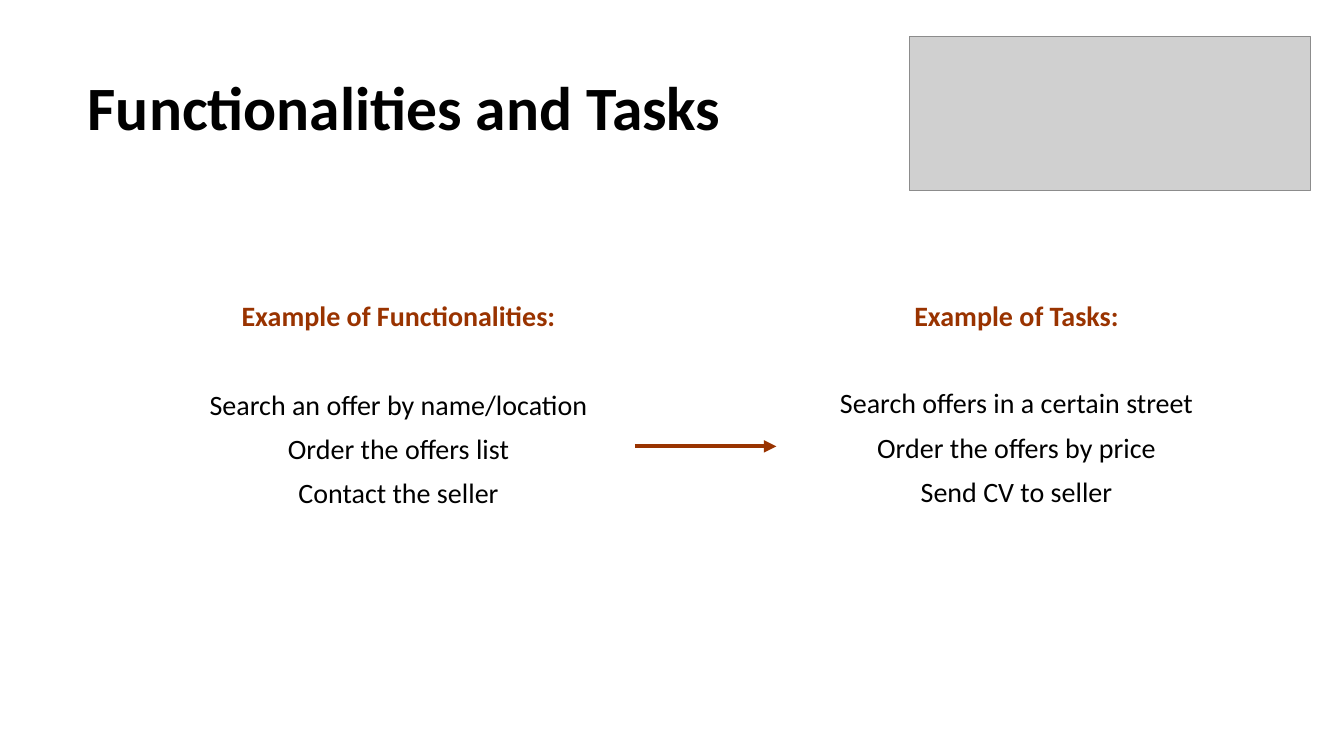
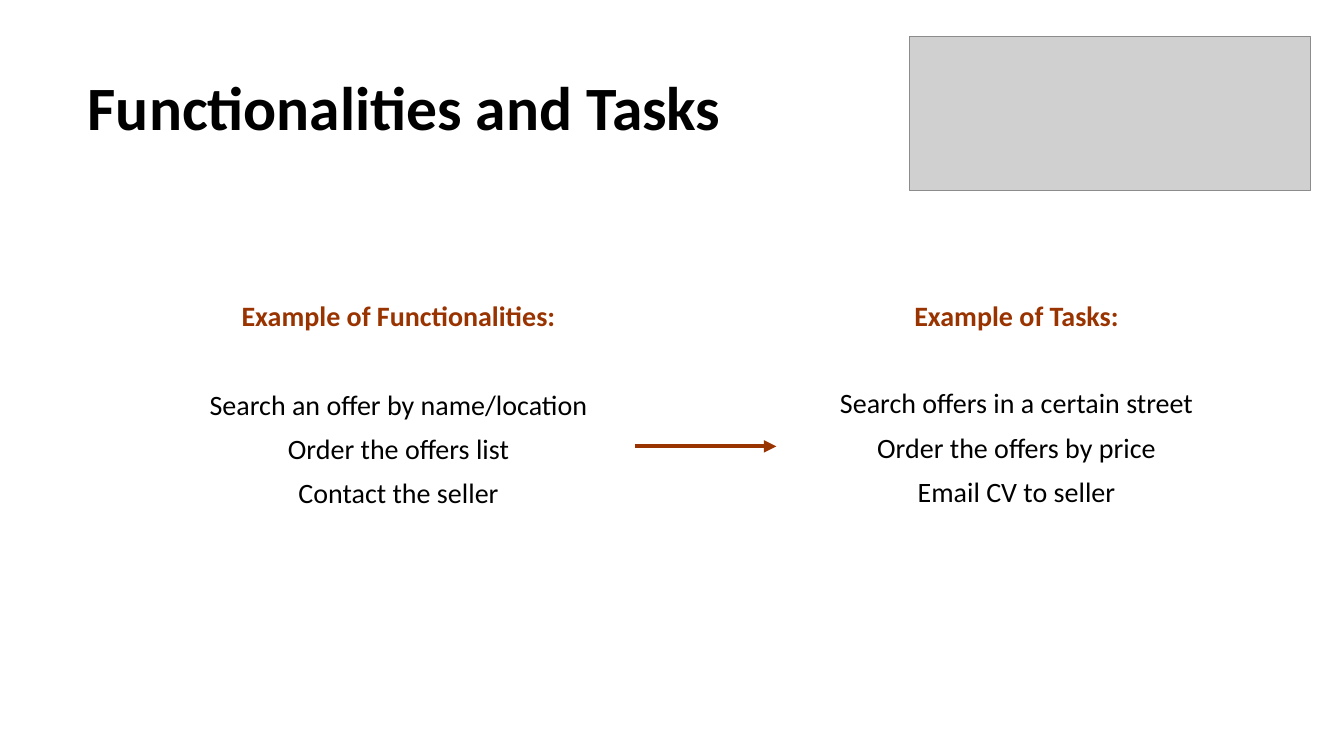
Before and after one commit to guilhermewastaken/HCI, a slide deck: slide 9 of IPC.pptx. Drawn at 1344x756 pixels with LibreOffice and Linux fonts; fonts in the diff are those of the drawing; grey boxes stand for pictures. Boxes give left, top, right and bottom in pixels: in the first picture for what was removed or moved away, otherwise in the second. Text is boxed around its words. In the diff, an @@ line names an element or a change of style, - is before the commit and + after.

Commit message:
Final Presentation Update

```diff
--- a/IPC.pptx
+++ b/IPC.pptx
@@ text at (918, 482, 1115, 503): text changed @@
-Send CV to seller
+Email CV to seller
```
Also in this commit, not shown: 1 other slide changed, 1 slide removed.
